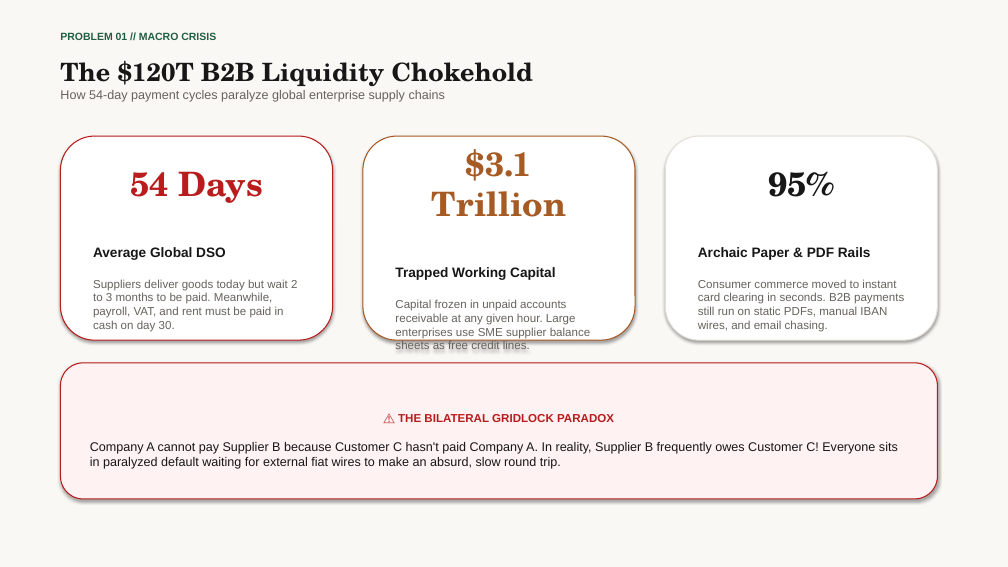
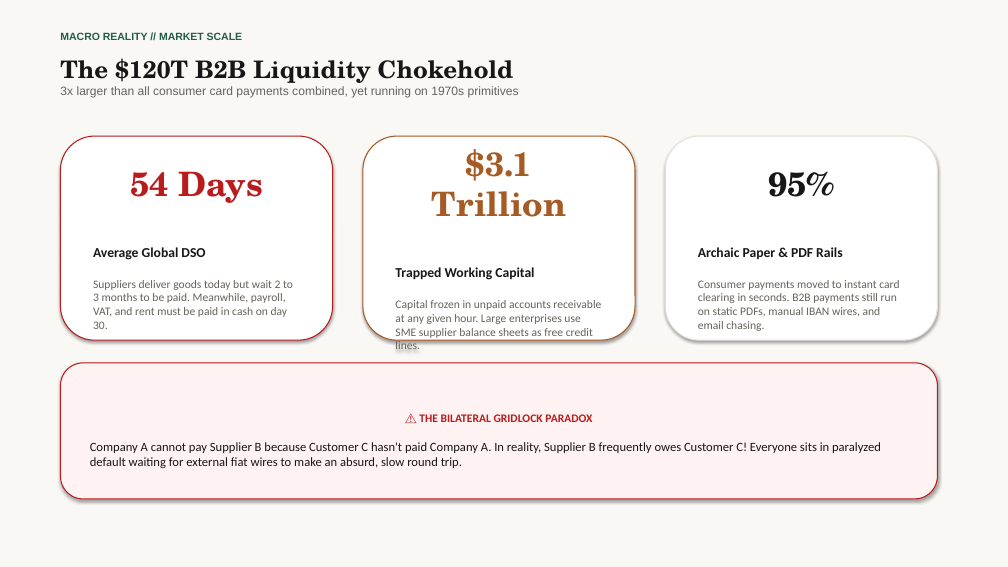
Before and after one commit to howieaccounted/accounted, a slide deck: slide 2 of public/docs/accounted_network_pitch_deck.pptx. Drawn at 1008x567 pixels with LibreOffice and Linux fonts; fonts in the diff are those of the drawing. Boxes give left, top, right and bottom in pixels: in the first picture for what was removed or moved away, otherwise in the second. Text is boxed around its words. In the diff, an @@ line names an element or a change of style, - is before the commit and + after.

```diff
--- a/public/docs/accounted_network_pitch_deck.pptx
+++ b/public/docs/accounted_network_pitch_deck.pptx
@@ text at box(60, 58, 513, 83): size 24 to 23 pt in "The $120T B2B Liquidity Chokehold" @@
@@ text at box(60, 32, 242, 40): text changed @@
-PROBLEM 01 // MACRO CRISIS
+MACRO REALITY // MARKET SCALE
@@ text at box(60, 86, 519, 98): text changed; size 12 to 11.5 pt @@
-How 54-day payment cycles paralyze global enterprise supply chains
+3x larger than all consumer card payments combined, yet running on 1970s primitives
@@ text in rounded rectangle at box(93, 247, 293, 329): font Arial to Calibri @@
@@ text in rounded rectangle at box(395, 267, 601, 338): font Arial to Calibri @@
@@ text in rounded rectangle at box(698, 247, 842, 259): font Arial to Calibri in "Archaic Paper & PDF Rails" @@
@@ text in rounded rectangle at box(698, 280, 899, 331): text changed; font Arial to Calibri @@
-Consumer commerce moved to instant card clearing in seconds. B2B payments still run on static PDFs, manual IBAN wires, and email chasing.
+Consumer payments moved to instant card clearing in seconds. B2B payments still run on static PDFs, manual IBAN wires, and email chasing.
@@ rounded rectangle "⚠️ THE BILATERAL GRIDLOCK PARADOX" at box(60, 363, 938, 499): font Arial to Calibri @@
```
Also in this commit, not shown: 14 other slides changed, 3 slides added, 1 slide removed, 2 other files.
